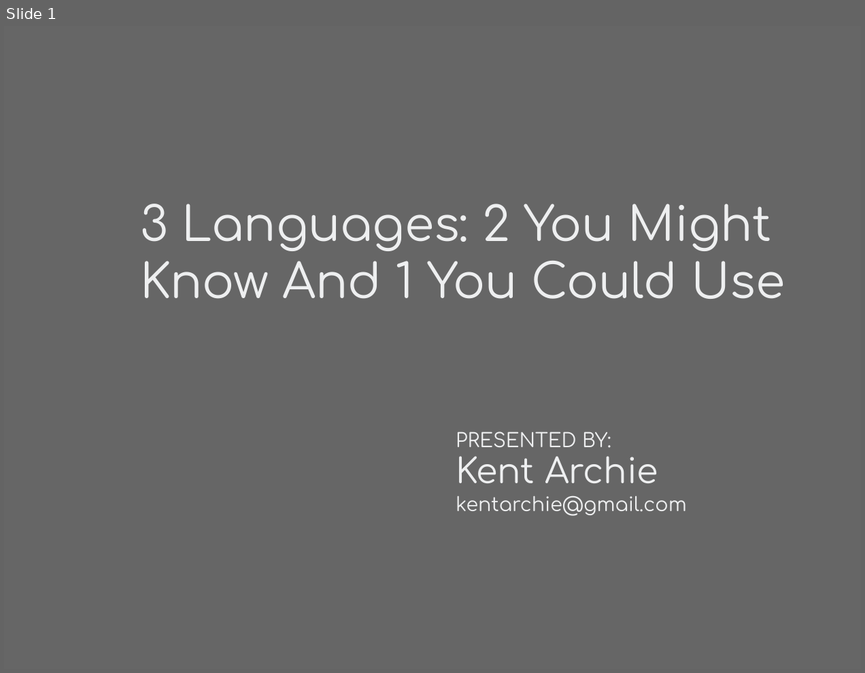
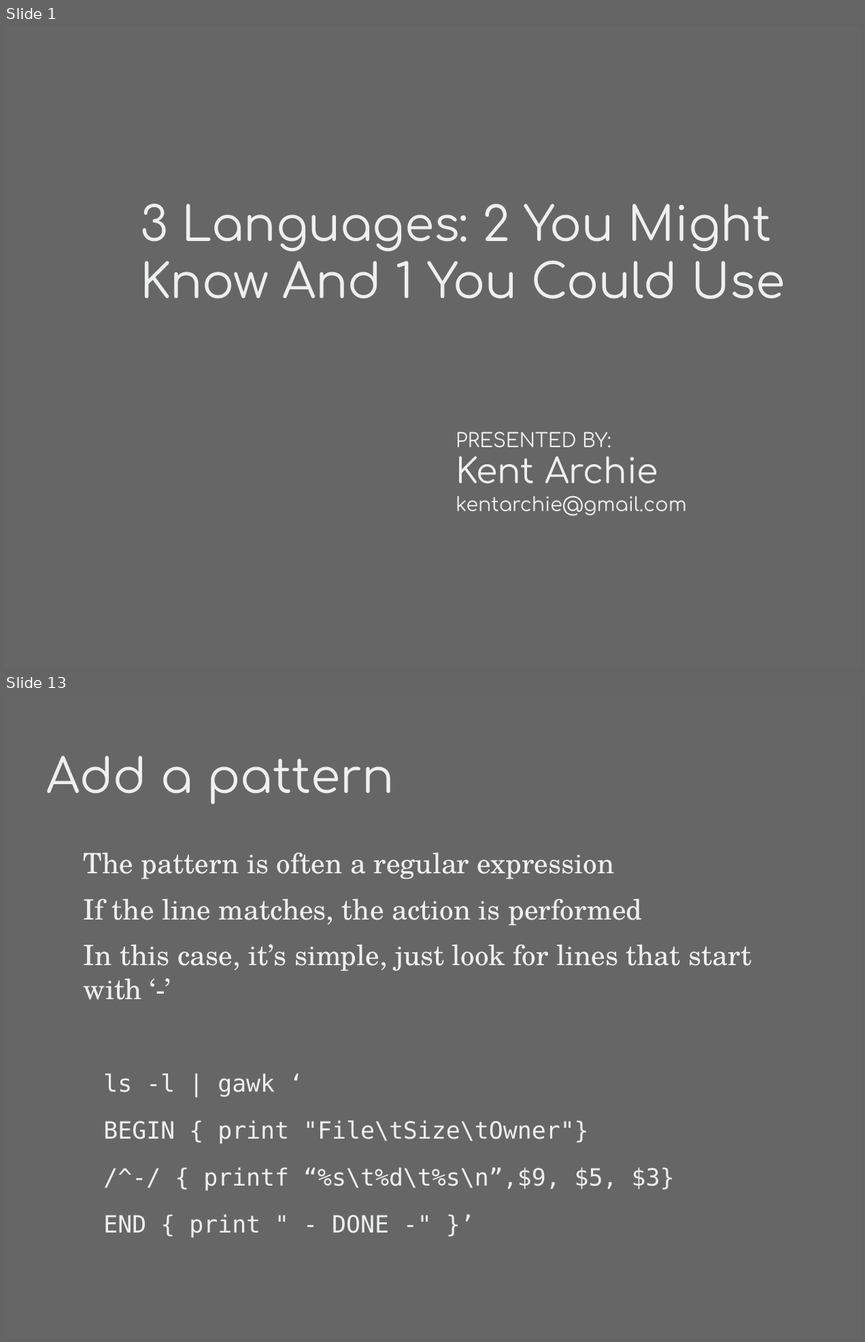
Before and after one commit to kentarchie/three-languages-talk, a slide deck: Slides/ThreeLanguages.odp. Shown one above the other, each under a label of ours: slide 1 before the commit, slides 1 and 13 after it; the slides between them are not shown. The pictures are 865x673 and 865x1342 pixels, drawn with LibreOffice and Linux fonts; fonts in the diff are those of the drawing. Boxes give left, top, right and bottom in pixels: in the first picture for what was removed or moved away, otherwise in the second. Text is boxed around its words. In the diff, an @@ line names an element or a change of style, - is before the commit and + after.

```diff
--- a/Slides/ThreeLanguages.odp
+++ b/Slides/ThreeLanguages.odp
@@ slide 13 added at (4,695,861,1338), background #666666 @@
@@ title added at (47,756,394,804), 44 pt, text #EEEFF0 @@
+Add a pattern
@@ text added at (84,852,751,1000), 26 pt, text #EEEFF0 @@
+The pattern is often a regular expression
+If the line matches, the action is performed
+In this case, it’s simple, just look for lines that start with ‘-’
@@ text added at (103,1073,674,1237), 22 pt, text #EEEFF0 @@
+ls -l | gawk ‘
+BEGIN { print "File\tSize\tOwner"}
+/^-/ { printf “%s\t%d\t%s\n”,$9, $5, $3}
+END { print " - DONE -" }’
```
Also in this commit, not shown: 30 other slides added, 15 other files.
